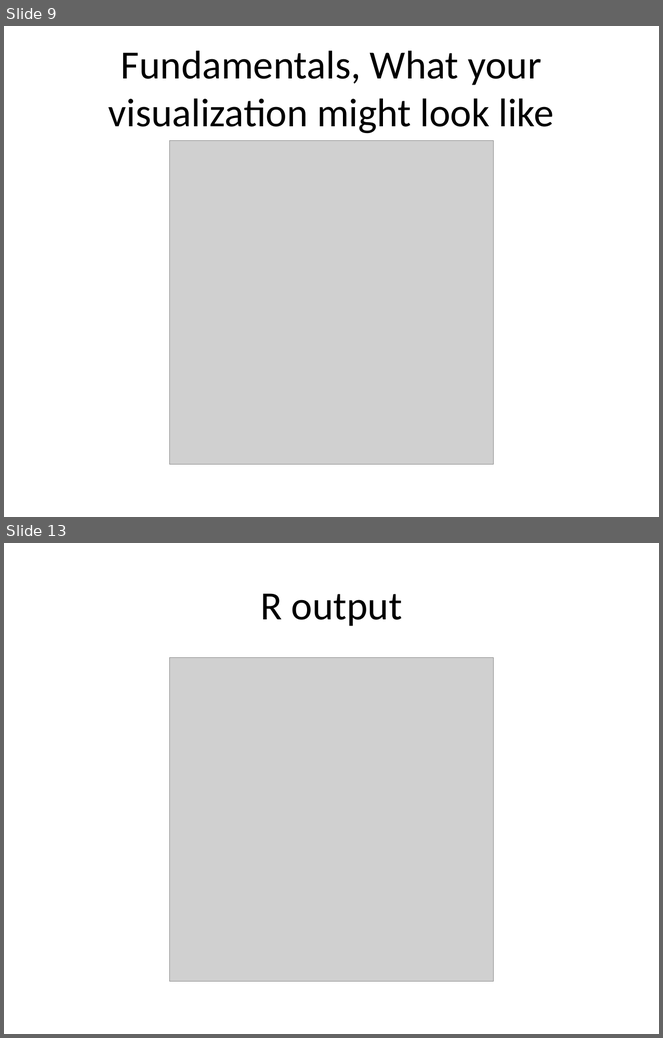
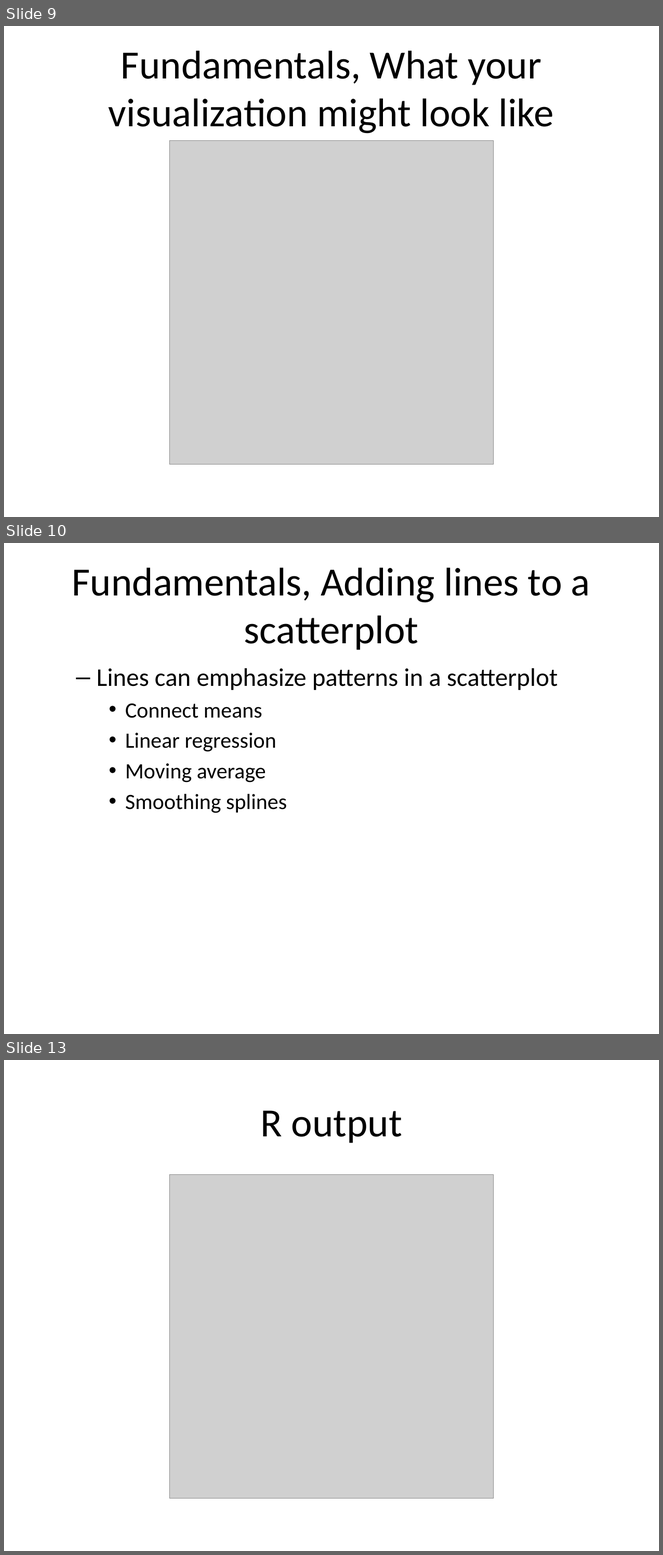
Before and after one commit to pmean/data-visualization, a slide deck: data-viz-03/component/fundamentals.pptx. Shown one above the other, each under a label of ours: slides 9 and 13 before the commit, slides 9, 10 and 13 after it; the slides between them are not shown. The pictures are 663x1038 and 663x1555 pixels, drawn with LibreOffice and Linux fonts; fonts in the diff are those of the drawing; grey boxes stand for pictures. Boxes give left, top, right and bottom in pixels: in the first picture for what was removed or moved away, otherwise in the second. Text is boxed around its words. In the diff, an @@ line names an element or a change of style, - is before the commit and + after.

```diff
--- a/data-viz-03/component/fundamentals.pptx
+++ b/data-viz-03/component/fundamentals.pptx
@@ slide 10 added at (x1=4, y1=543, x2=659, y2=1034), background #FFFFFF @@
@@ title added at (x1=72, y1=567, x2=591, y2=650), 44 pt, text #000000 @@
+Fundamentals, Adding lines to a scatterplot
@@ text added at (x1=97, y1=668, x2=558, y2=813), 24 pt, text #000000 @@
+  – Lines can emphasize patterns in a scatterplot
+    • Connect means
+    • Linear regression
+    • Moving average
+    • Smoothing splines
```
Also in this commit, not shown: 2 slides changed, 1 other slide added, 2 slides removed, 11 other files.
